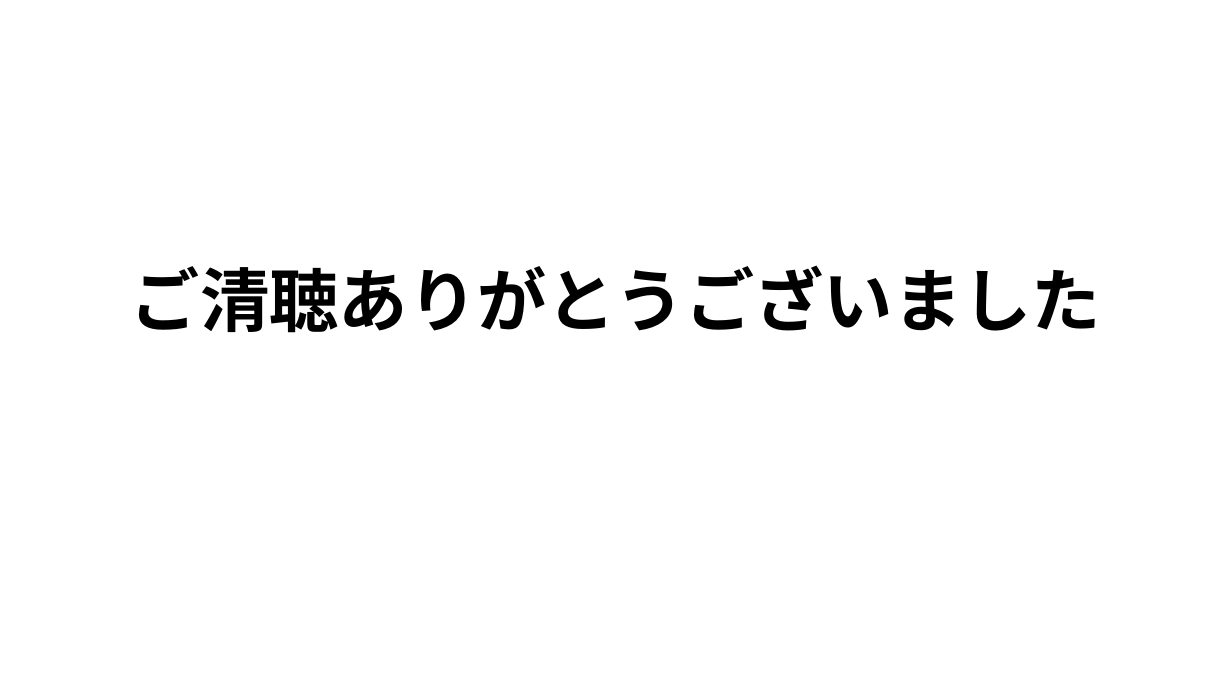
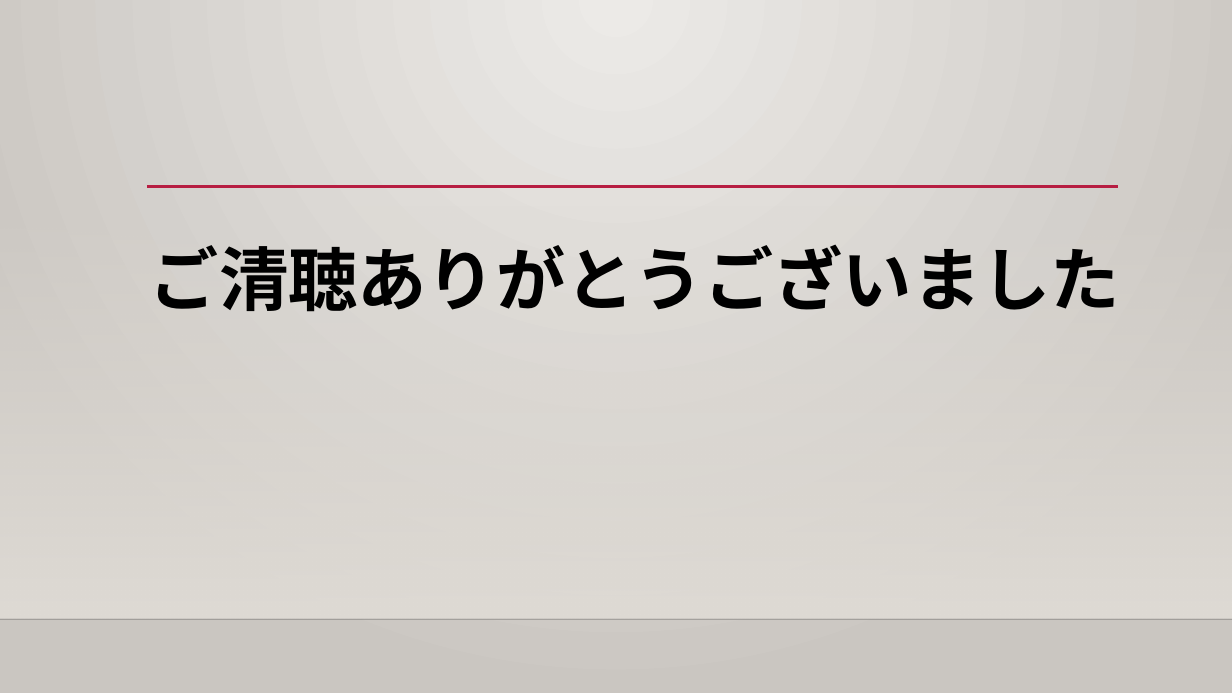
Before and after one commit to human-osaka-game-2019/2020NWProgrammingLatterTermExam, a slide deck: slide 15 of 情報リテラシー/上久保 豪太/ヒューマンでの学生生活において学んだこと.pptx. Drawn at 1232x693 pixels with LibreOffice and Linux fonts; fonts in the diff are those of the drawing; background and template pictures are left out. Boxes give left, top, right and bottom in pixels: in the first picture for what was removed or moved away, otherwise in the second. Text is boxed around its words. In the diff, an @@ line names an element or a change of style, - is before the commit and + after.

Commit message:
プレゼン資料を更新した

```diff
--- a/情報リテラシー/上久保 豪太/ヒューマンでの学生生活において学んだこと.pptx
+++ b/情報リテラシー/上久保 豪太/ヒューマンでの学生生活において学んだこと.pptx
@@ background #FFFFFF to gradient #ECEAE7 to #CAC7C1 @@
@@ rectangle added at (0, 204, 1232, 619), fill gradient #DFDBD5 @@
@@ line added from (147, 187) to (1118, 187), #B71E42 2.5 pt @@
@@ title "ご清聴ありがとうございました": place and size @@
-title "ご清聴ありがとうございました" at (131, 265, 1101, 333)
+title "ご清聴ありがとうございました" at (150, 245, 1120, 312)
@@ title "ご清聴ありがとうございました" at (150, 245, 1120, 312): vertical alignment middle to top @@
@@ line added from (0, 619) to (1232, 619), #000001 1 pt @@
```
Also in this commit, not shown: 14 other slides changed.
